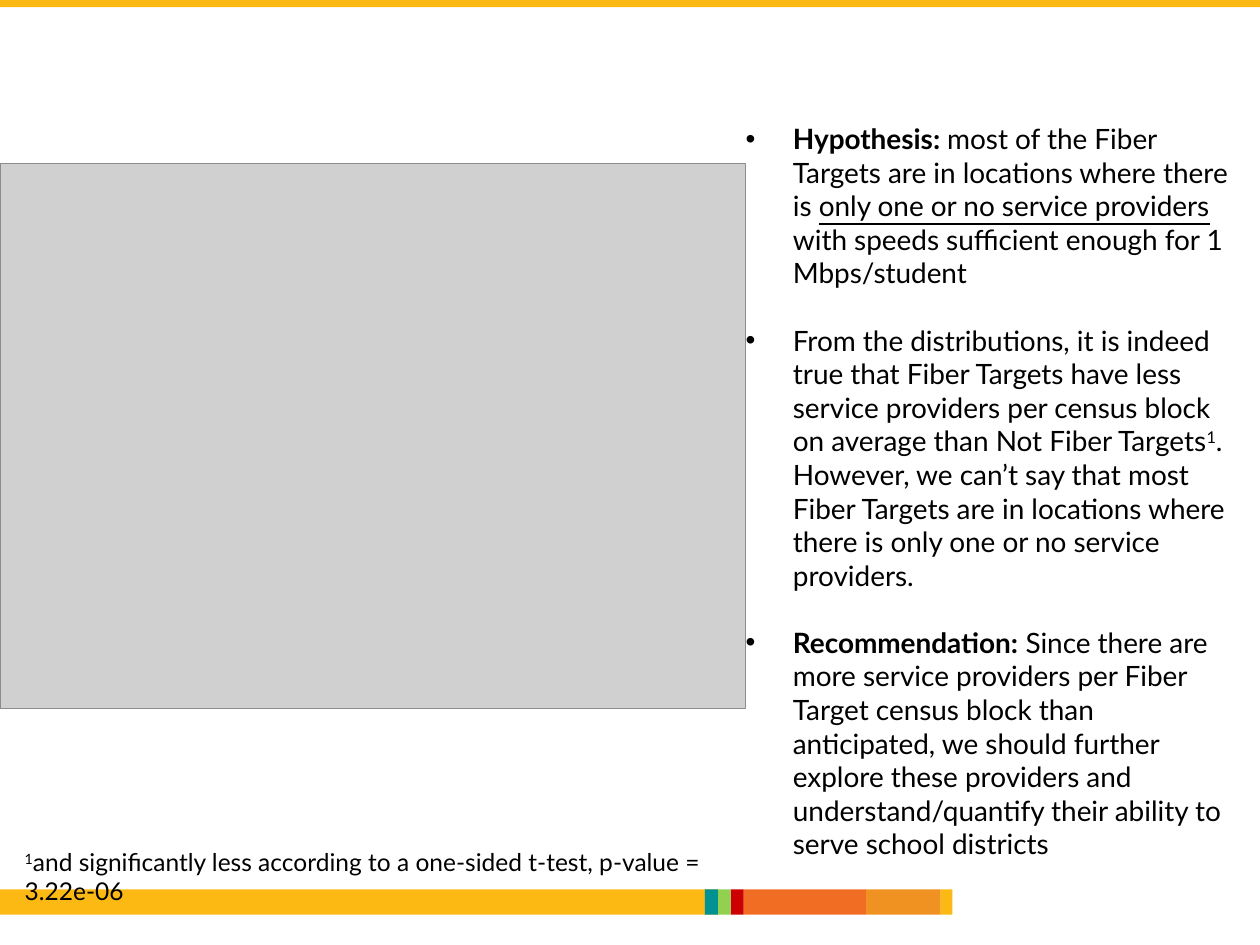
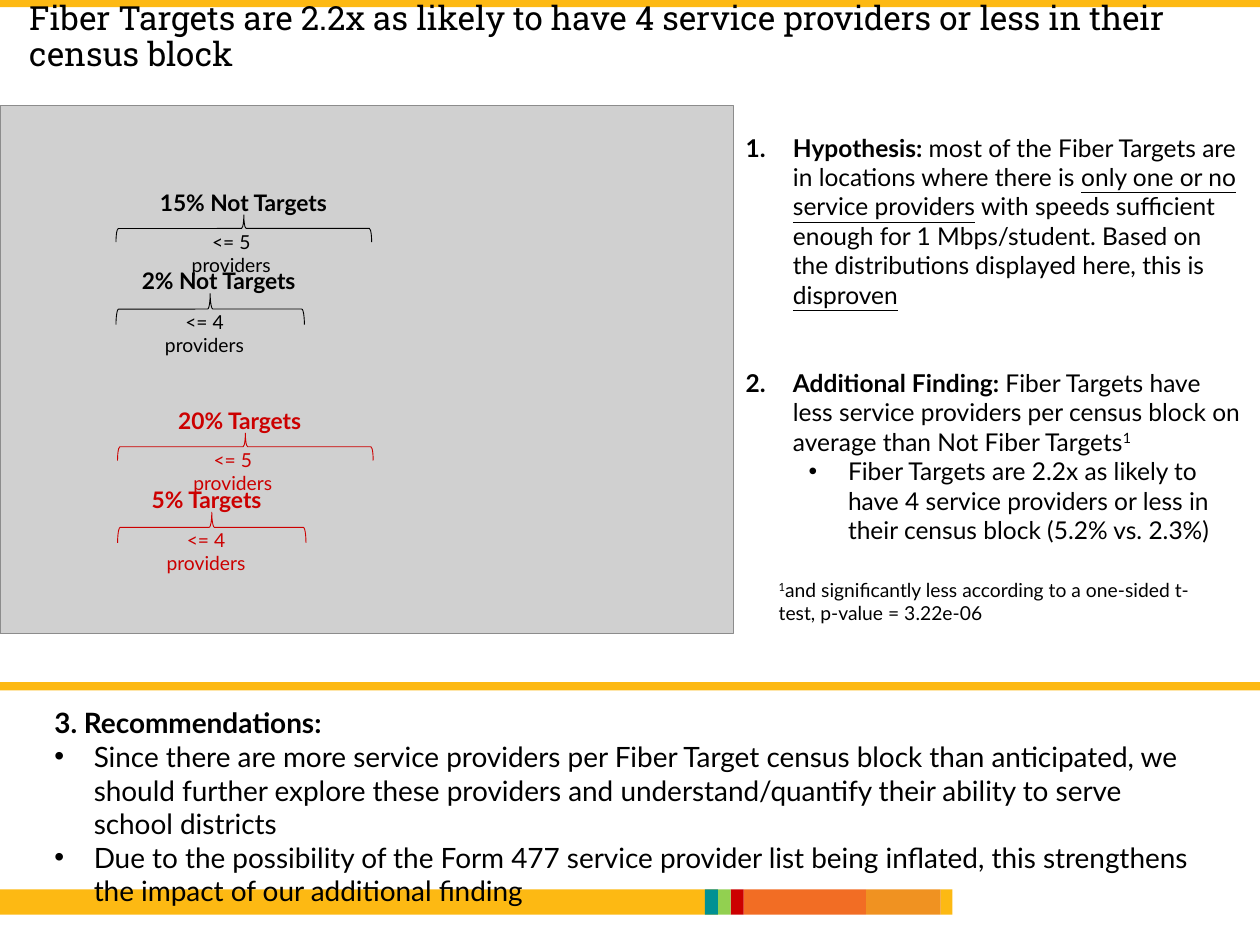
Before and after one commit to mtejas88/esh, a slide deck: slide 4 of Projects/Form_477_Analysis/Final/Form 477 Analysis.pptx (slide 6 before the commit). Drawn at 1260x945 pixels with LibreOffice and Linux fonts; fonts in the diff are those of the drawing; grey boxes stand for pictures; background and template pictures are left out. Boxes give left, top, right and bottom in pixels: in the first picture for what was removed or moved away, otherwise in the second. Text is boxed around its words. In the diff, an @@ line names an element or a change of style, - is before the commit and + after.

Commit message:
updates to the deck and exploratory.R

```diff
--- a/Projects/Form_477_Analysis/Final/Form 477 Analysis.pptx
+++ b/Projects/Form_477_Analysis/Final/Form 477 Analysis.pptx
@@ title added at [29, 0, 1163, 67], 19 pt, text #000000 @@
+Fiber Targets are 2.2x as likely to have 4 service providers or less in their census block
@@ picture: place and size @@
-picture at [0, 164, 746, 709]
+picture at [0, 106, 733, 634]
@@ text at [793, 138, 1240, 543]: text changed; size 16 to 14 pt @@
-• Hypothesis: most of the Fiber Targets are in locations where there is only one or no service providers with speeds sufficient enough for 1 Mbps/student
-• From the distributions, it is indeed true that Fiber Targets have less service providers per census block on average than Not Fiber Targets1. However, we can’t say that most Fiber Targets are in locations where there is only one or no service providers.
-• Recommendation: Since there are more service providers per Fiber Target census block than anticipated, we should further explore these providers and understand/quantify their ability to serve school districts
+1. Hypothesis: most of the Fiber Targets are in locations where there is only one or no service providers with speeds sufficient enough for 1 Mbps/student. Based on the distributions displayed here, this is disproven
+2. Additional Finding: Fiber Targets have less service providers per census block on average than Not Fiber Targets1
+  • Fiber Targets are 2.2x as likely to have 4 service providers or less in their census block (5.2% vs. 2.3%)
@@ text added at [160, 194, 327, 216], 13 pt, text #000000, bold @@
+15% Not Targets
@@ left brace added at [117, 215, 372, 243], outline #000000 0.5 pt @@
@@ text added at [192, 235, 271, 277], 11 pt, text #000000 @@
+<= 5 providers
@@ text added at [142, 269, 295, 294], 13 pt, text #000000, bold @@
+2% Not Targets
@@ left brace added at [115, 294, 304, 326], outline #000000 0.5 pt @@
@@ text added at [165, 315, 244, 356], 11 pt, text #000000 @@
+<= 4 providers
@@ text added at [178, 412, 301, 434], 13 pt, text #CC0000, bold @@
+20% Targets
@@ left brace added at [118, 433, 374, 461], outline #CC0000 0.5 pt @@
@@ text added at [193, 453, 272, 495], 11 pt, text #CC0000 @@
+<= 5 providers
@@ text added at [152, 488, 261, 513], 13 pt, text #CC0000, bold @@
+5% Targets
@@ left brace added at [118, 512, 307, 544], outline #CC0000 0.5 pt @@
@@ text added at [167, 533, 246, 574], 11 pt, text #CC0000 @@
+<= 4 providers
@@ text "1and significantly less according to ...": place and size @@
-text "1and significantly less according to ..." at [25, 853, 679, 901]
+text "1and significantly less according to ..." at [779, 582, 1189, 624]
@@ text "1and significantly less according to ..." at [779, 582, 1189, 624]: size 14 to 11 pt @@
@@ rectangle added at [0, 682, 1260, 690], fill #FDB913 @@
@@ text added at [54, 712, 1187, 906], 16 pt, text #000000 @@
+3. Recommendations:
+• Since there are more service providers per Fiber Target census block than anticipated, we should further explore these providers and understand/quantify their ability to serve school districts
+• Due to the possibility of the Form 477 service provider list being inflated, this strengthens the impact of our additional finding
```
Also in this commit, not shown: 2 other slides changed, 1 slide removed, 2 other files.
